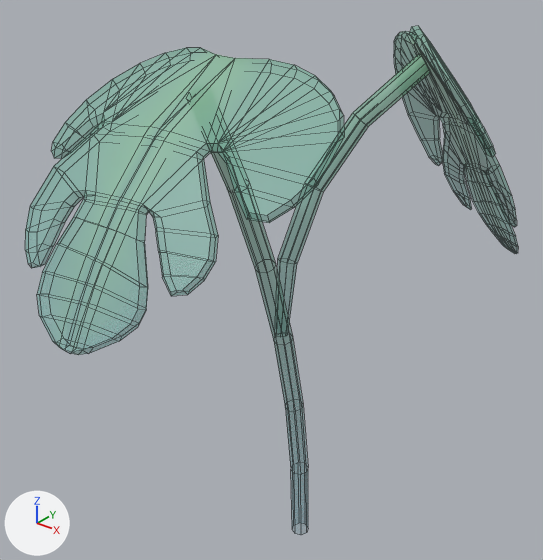
An edit to the FBX model Assets/Models/Tiny Treats plants/monstera_leaf_large_D.fbx, drawn before and after from the same camera.
One viewpoint serves both versions: a 50 mm lens placed at (2.02, -2.8, 3.35), pointed at (0.0, -0.28, 1.78). Every picture has the same lights, and +X, +Y and +Z are marked at lower left. Mesh edges are drawn as thin lines. Objects named as collision shapes, trigger or cutter boxes, shadow casters or lower levels of detail are left out. Where no turn or scale is listed for an object, it has been applied to the vertices.

The scene before the commit, as lines of its bpy script (objects in view):
```python
mat_tiny_treats_1 = bpy.data.materials.new('tiny_treats_1')
mat_tiny_treats_1.use_nodes = True; mat_tiny_treats_1.node_tree.nodes.clear()
_N = mat_tiny_treats_1.node_tree.nodes; _L = mat_tiny_treats_1.node_tree.links
n0 = _N.new('ShaderNodeBsdfPrincipled'); n0.name = 'Principled BSDF'
n1 = _N.new('ShaderNodeOutputMaterial'); n1.name = 'Material Output'
n2 = _N.new('ShaderNodeTexImage'); n2.name = 'Image Texture'
n2.image = img_tiny_treats_texture_1_png
n3 = _N.new('ShaderNodeTexImage'); n3.name = 'Image Texture.001'
n3.image = img_tiny_treats_texture_1_png
_L.new(n2.outputs[0], n0.inputs[0])  # 'Color' to 'Base Color'
_L.new(n3.outputs[0], n0.inputs[4])  # 'Color' to 'Alpha'
_L.new(n0.outputs[0], n1.inputs[0])  # 'BSDF' to 'Surface'
me_monstera_leaf_large_d = bpy.data.meshes.new('monstera_leaf_large_D')
me_monstera_leaf_large_d.from_pydata(...)  # 652 vertices, 669 faces; spans x -0.63..0.95, y -1.49..0.79, z 0.0..2.92
me_monstera_leaf_large_d.materials.append(mat_tiny_treats_1)
ob_monstera_leaf_large_d = bpy.data.objects.new('monstera_leaf_large_D', me_monstera_leaf_large_d)
ob_monstera_leaf_large_d.location = (0.0, 0.0, 0.0)
```
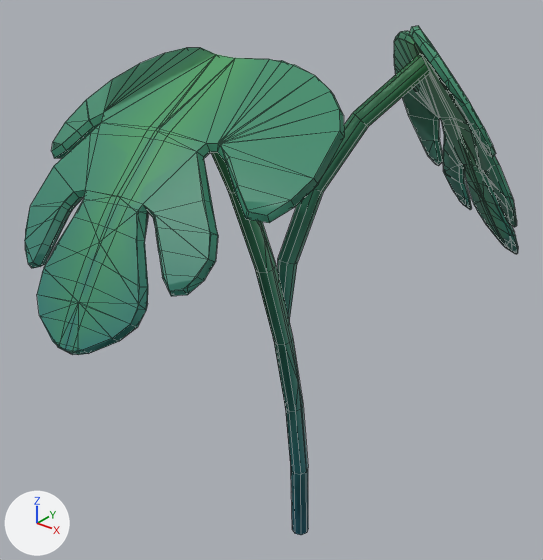
Changed parts and their boxes [x1, y1, x2, y2] in the pictures (543 x 560 px):
'monstera_leaf_large_D', surface changed
    both: [25, 26, 518, 534]
'monstera_leaf_large_D_LOD1', added (green)
    after: [25, 26, 517, 535]

Edits to the bpy script that builds the scene:
```text
Change img_tiny_treats_texture_1_png:
    img_tiny_treats_texture_1_png: load_image('tiny_treats_texture_1.png', 'tiny_treats_texture_1.png', 1024, 1024, 'Non-Color') -> load_image('tiny_treats_texture_1.png', 'tiny_treats_texture_1.png', 1024, 1024, 'sRGB')
Change mat_tiny_treats_1:
    remove n3 = _N.new('ShaderNodeTexImage'); n3.name = 'Image Texture.001'
    remove n3.image = img_tiny_treats_texture_1_png
    where n0 = _N.new('ShaderNodeBsdfPrincipled'); n0.name = 'Principled BSDF'
    remove _L.new(n3.outputs[0], n0.inputs[4])  # 'Color' to 'Alpha'
    where n2 = _N.new('ShaderNodeTexImage'); n2.name = 'Image Texture'
    add _L.new(n2.outputs[1], n0.inputs[4])  # 'Alpha' to 'Alpha'
Add me_monstera_leaf_large_d_001:
    me_monstera_leaf_large_d_001.from_pydata(...)  # 398 vertices, 475 faces; spans x -0.63..0.94, y -1.49..0.79, z 0.0..2.92
    me_monstera_leaf_large_d_001.materials.append(mat_tiny_treats_1)  # picture img_tiny_treats_texture_1_png
Add ob_monstera_leaf_large_d_lod1:
    ob_monstera_leaf_large_d_lod1 = bpy.data.objects.new('monstera_leaf_large_D_LOD1', me_monstera_leaf_large_d_001)
    ob_monstera_leaf_large_d_lod1.location = (0.0, 0.0, 0.0)
```
